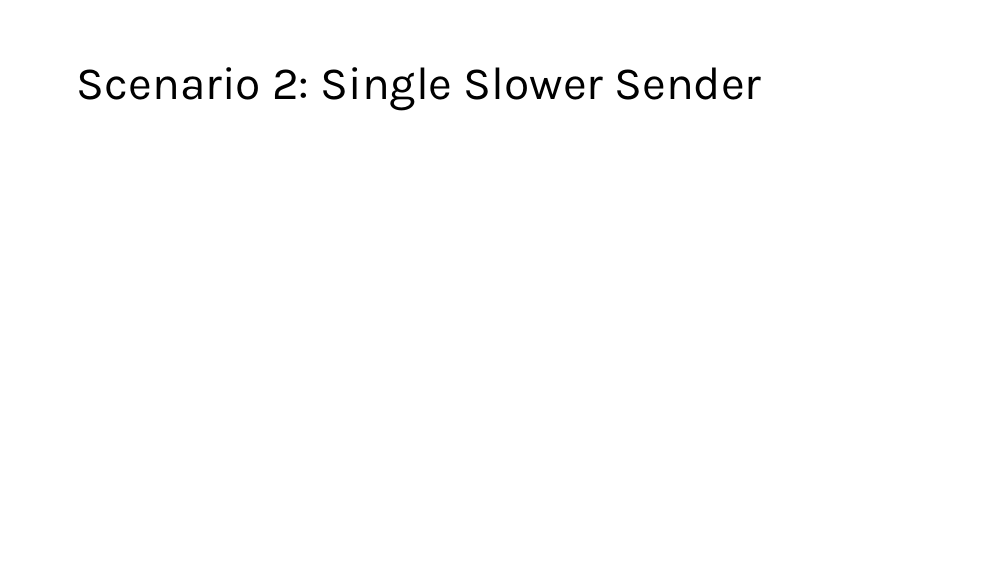
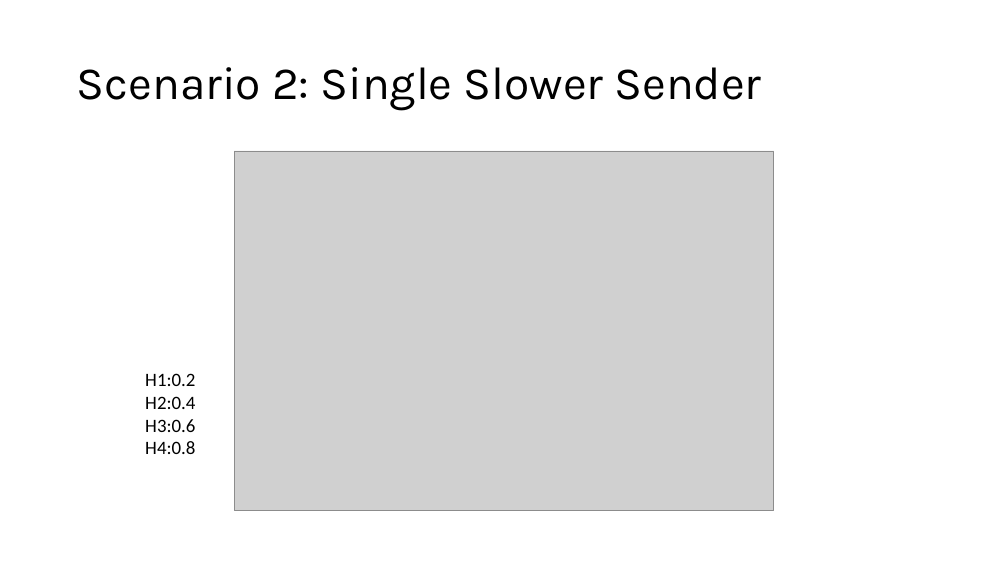
Before and after one commit to LittleD3092/reliable-in-network-aggregation, a slide deck: slide 16 of report.pptx (slide 20 before the commit). Drawn at 1008x567 pixels with LibreOffice and Linux fonts; fonts in the diff are those of the drawing; grey boxes stand for pictures. Boxes give left, top, right and bottom in pixels: in the first picture for what was removed or moved away, otherwise in the second. Text is boxed around its words. In the diff, an @@ line names an element or a change of style, - is before the commit and + after.

```diff
--- a/report.pptx
+++ b/report.pptx
@@ picture added at (234, 151, 774, 511) @@
@@ text added at (145, 373, 195, 454), 18 pt, text #000000 @@
+H1:0.2
+H2:0.4
+H3:0.6
+H4:0.8
```
Also in this commit, not shown: 3 other slides changed, 2 slides added, 4 slides removed.
